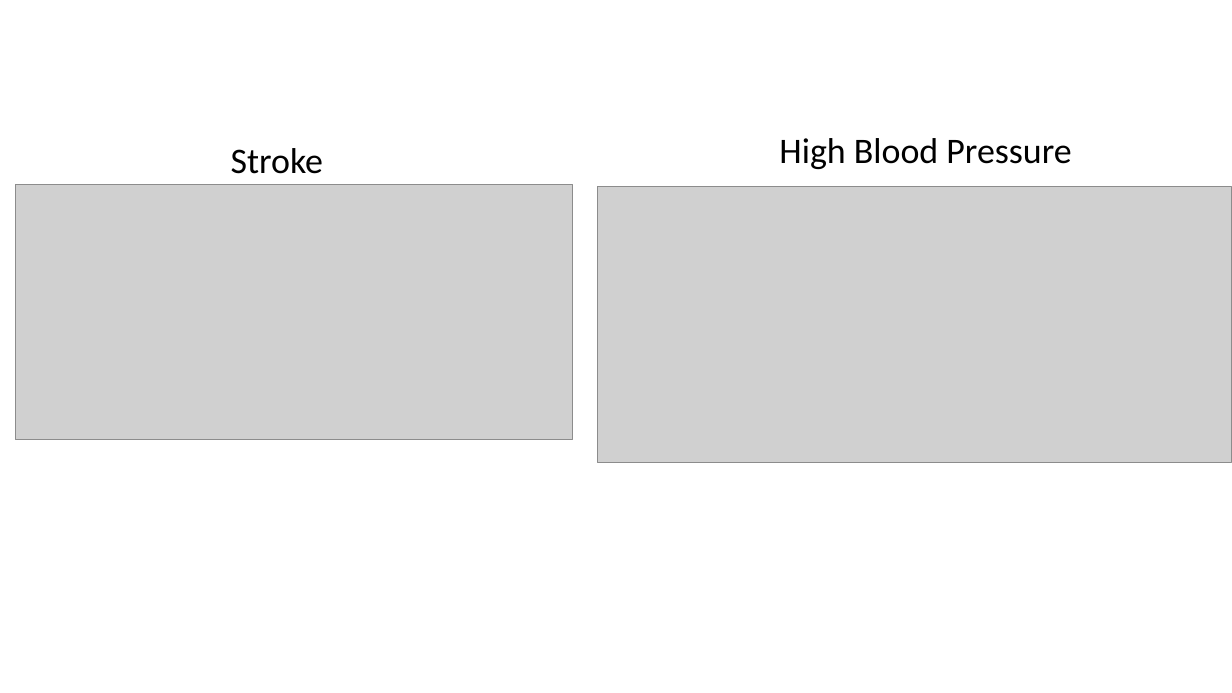
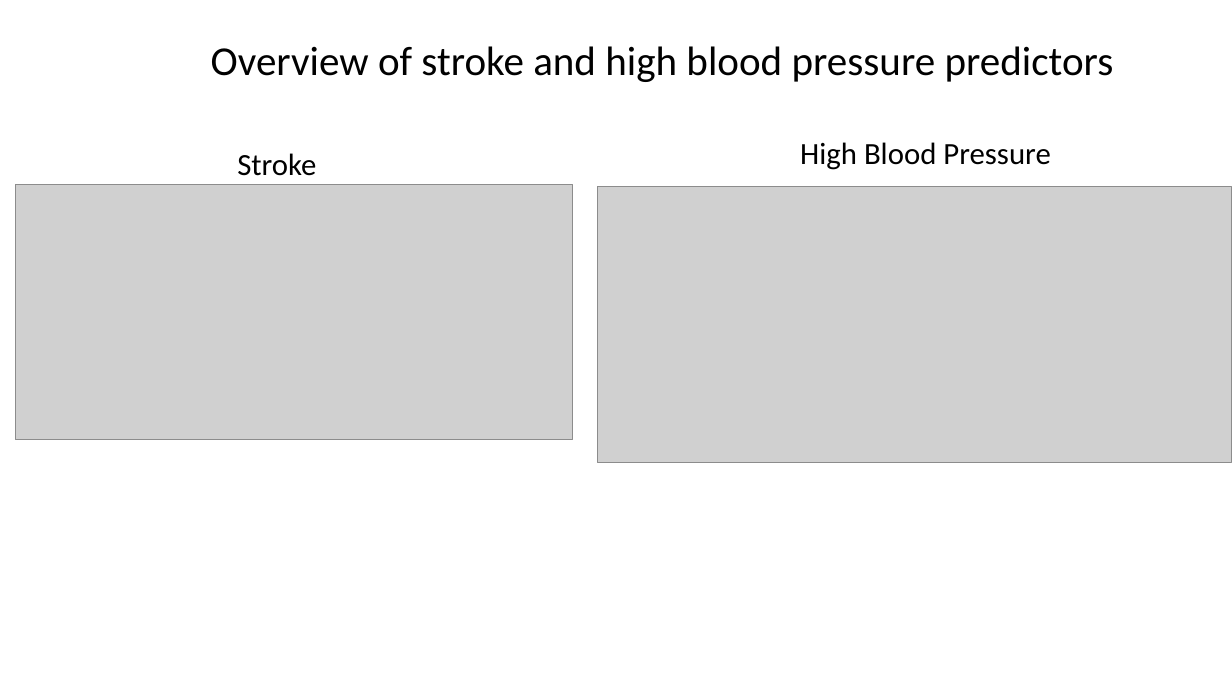
Before and after one commit to Isabel-gt/Final_Project, a slide deck: slide 15 of Diabetes_Predictions.pptx. Drawn at 1232x693 pixels with LibreOffice and Linux fonts; fonts in the diff are those of the drawing; grey boxes stand for pictures; background and template pictures are left out. Boxes give left, top, right and bottom in pixels: in the first picture for what was removed or moved away, otherwise in the second. Text is boxed around its words. In the diff, an @@ line names an element or a change of style, - is before the commit and + after.

```diff
--- a/Diabetes_Predictions.pptx
+++ b/Diabetes_Predictions.pptx
@@ text added at bbox=[211, 46, 1114, 82], 32 pt, text #000000 @@
+Overview of stroke and high blood pressure predictors
@@ title "Stroke" at bbox=[237, 153, 316, 176]: size 28 to 24 pt @@
@@ text "High Blood Pressure" at bbox=[800, 142, 1050, 170]: size 28 to 24 pt @@
```
Also in this commit, not shown: 24 other slides changed, 1 slide added, 1 slide removed.
